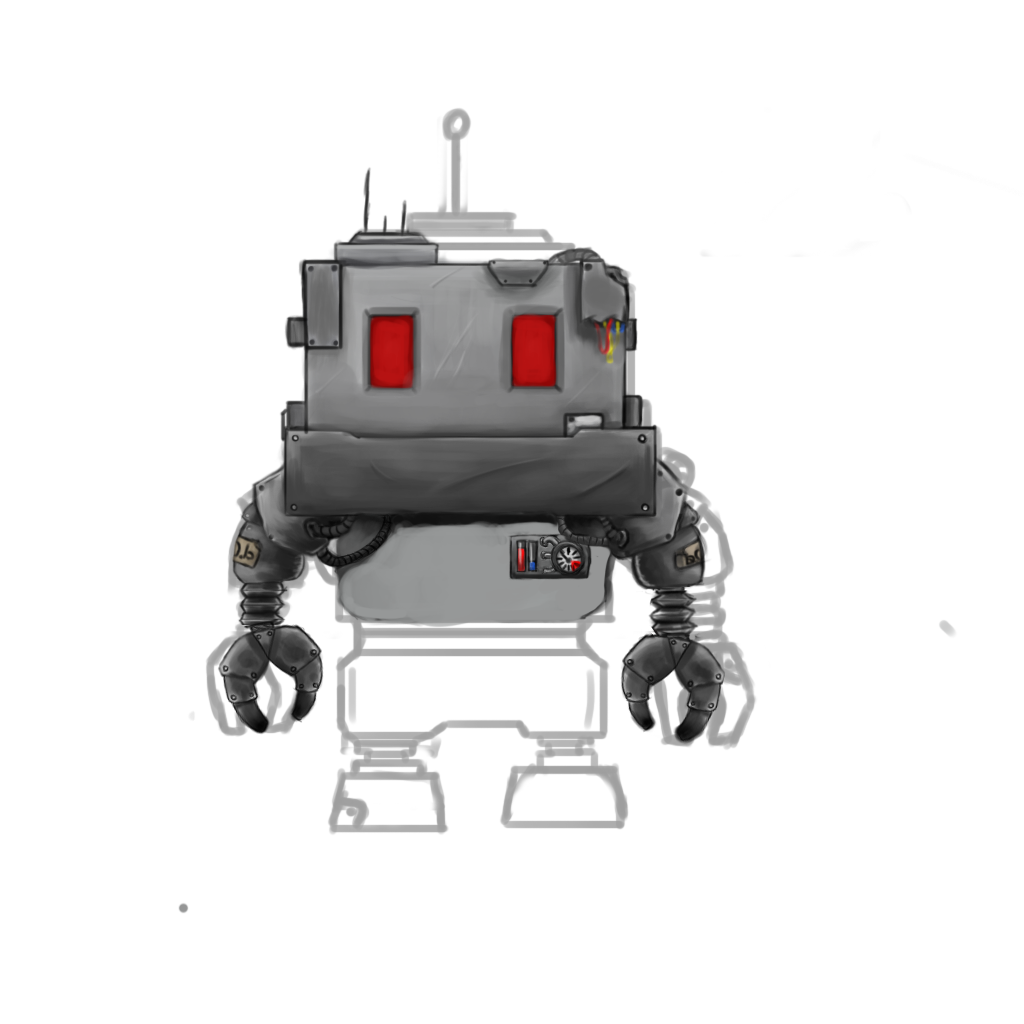
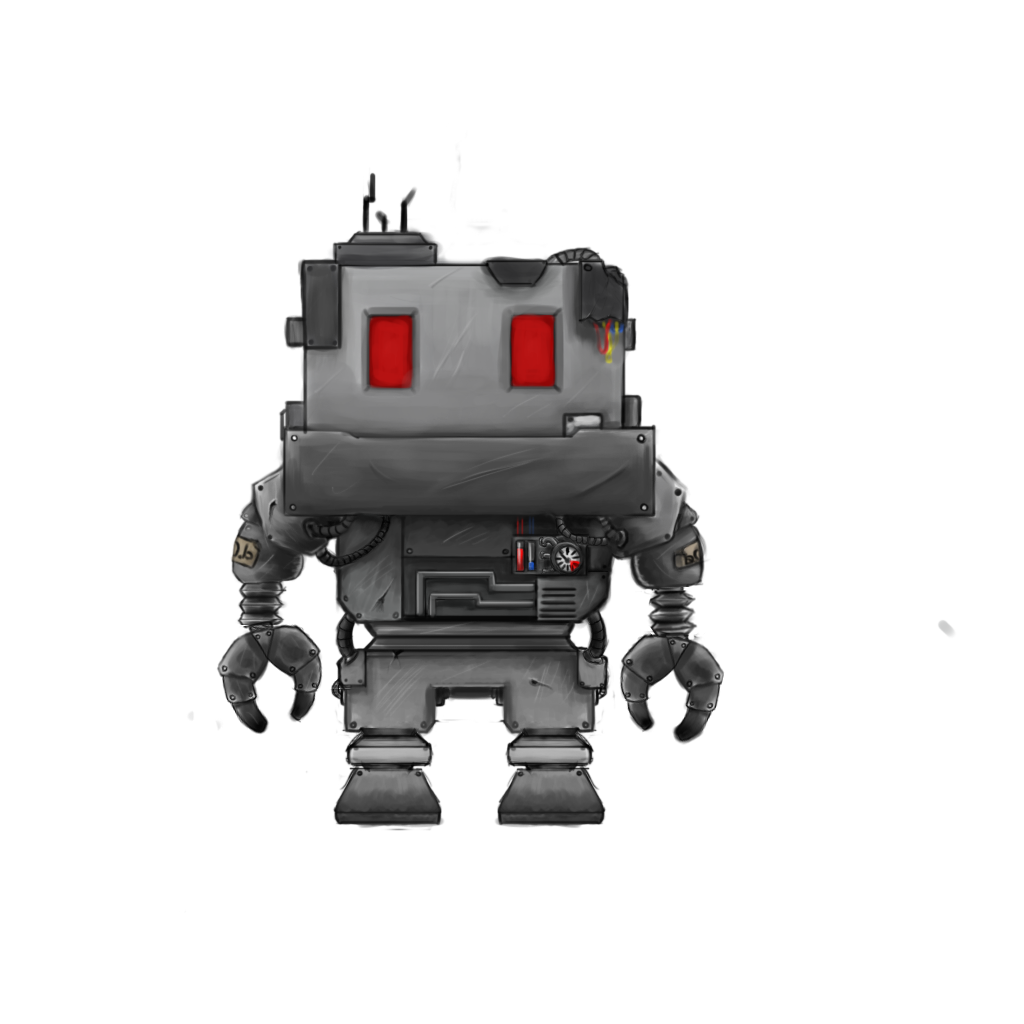
The second 1024 x 1024 image is a revision of the first. Changes to its layers:
removed layer "Layer 11" over bbox(178, 123, 957, 914)
added layer "Layer 14" above "Layer 16" over bbox(178, 123, 957, 914)
hid "Layer 4" over bbox(205, 107, 977, 835)
